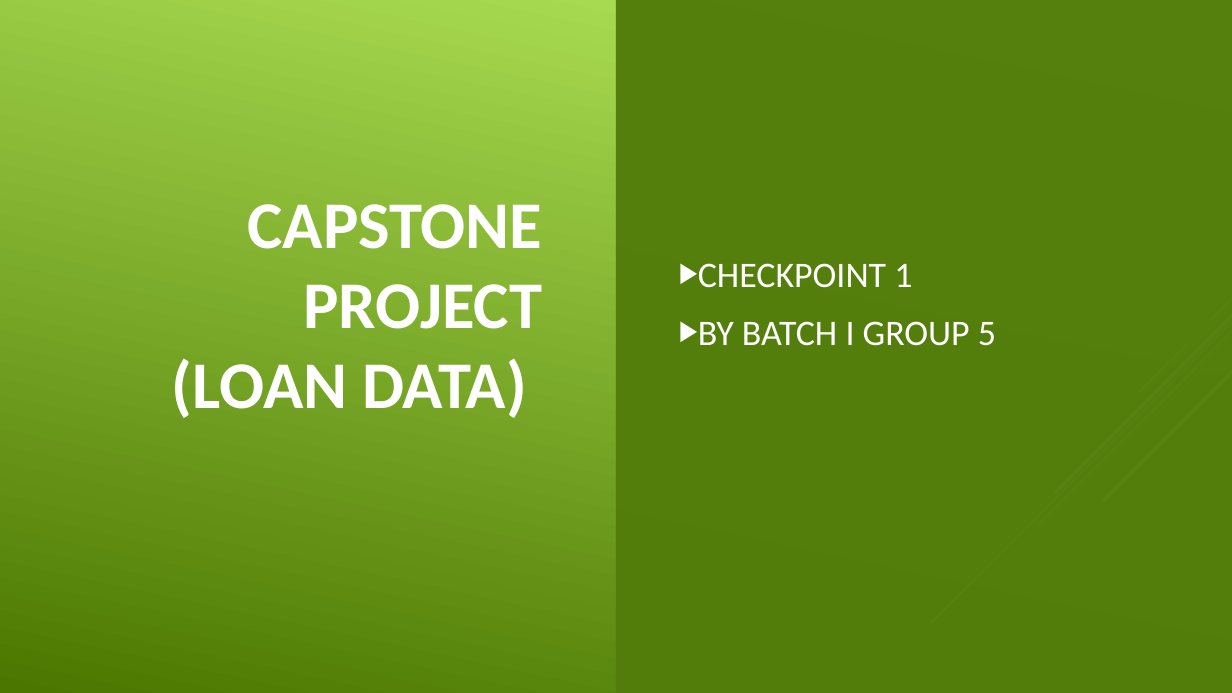
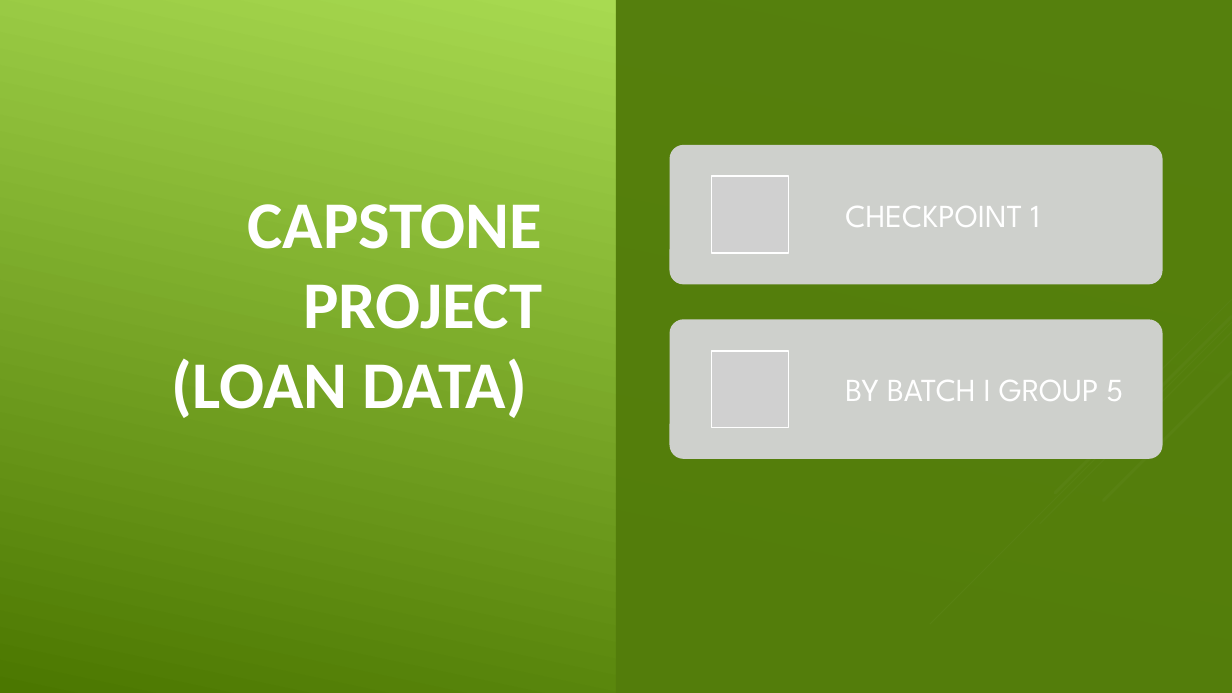
Before and after one commit to duttashubhaditya/USIAIACADEMY1, a slide deck: slide 1 of Assignments/Capstone/Checkpoint 1/Checkpoint_1_Batch_I_Group_5.pptx. Drawn at 1232x693 pixels with LibreOffice and Linux fonts; fonts in the diff are those of the drawing; grey boxes stand for pictures. Boxes give left, top, right and bottom in pixels: in the first picture for what was removed or moved away, otherwise in the second. Text is boxed around its words. In the diff, an @@ line names an element or a change of style, - is before the commit and + after.

```diff
--- a/Assignments/Capstone/Checkpoint 1/Checkpoint_1_Batch_I_Group_5.pptx
+++ b/Assignments/Capstone/Checkpoint 1/Checkpoint_1_Batch_I_Group_5.pptx
@@ text at (x1=698, y1=263, x2=912, y2=288): paragraph removed @@
-▶ CHECKPOINT 1
@@ text "BY BATCH I GROUP 5" moved from (x1=698, y1=263, x2=996, y2=346) to (x1=845, y1=380, x2=1123, y2=401) @@
@@ text "BY BATCH I GROUP 5" at (x1=845, y1=380, x2=1123, y2=401): size 28 to 25 pt, font Calibri to League Spartan; bullet ▶ to none; less space between paragraphs @@
@@ group added at (x1=670, y1=145, x2=1164, y2=459): 2 rounded rectangles, 2 pictures, 1 text @@
+CHECKPOINT 1
```
Also in this commit, not shown: 8 other slides changed, 2 slides added, 2 slides removed.
